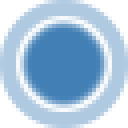
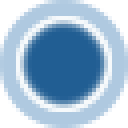
Layered file, before and after one edit (128x128). Changes by layer:
showed "Ellipse 1 copy 2", painted on it over (16, 16, 112, 112)
hid "Background" over (16, 16, 112, 112)
